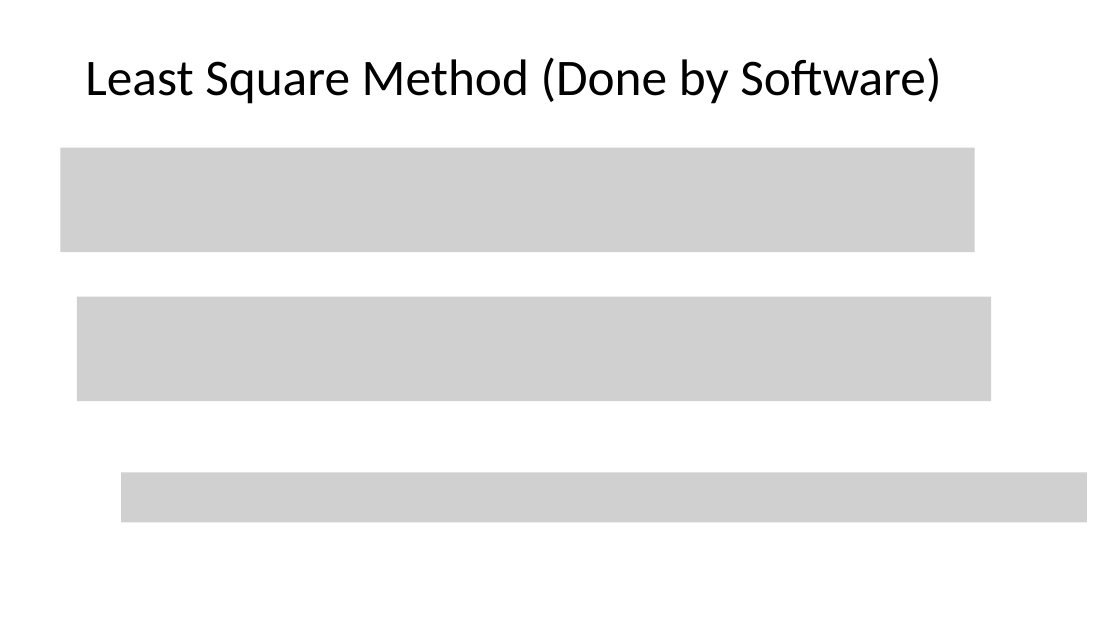
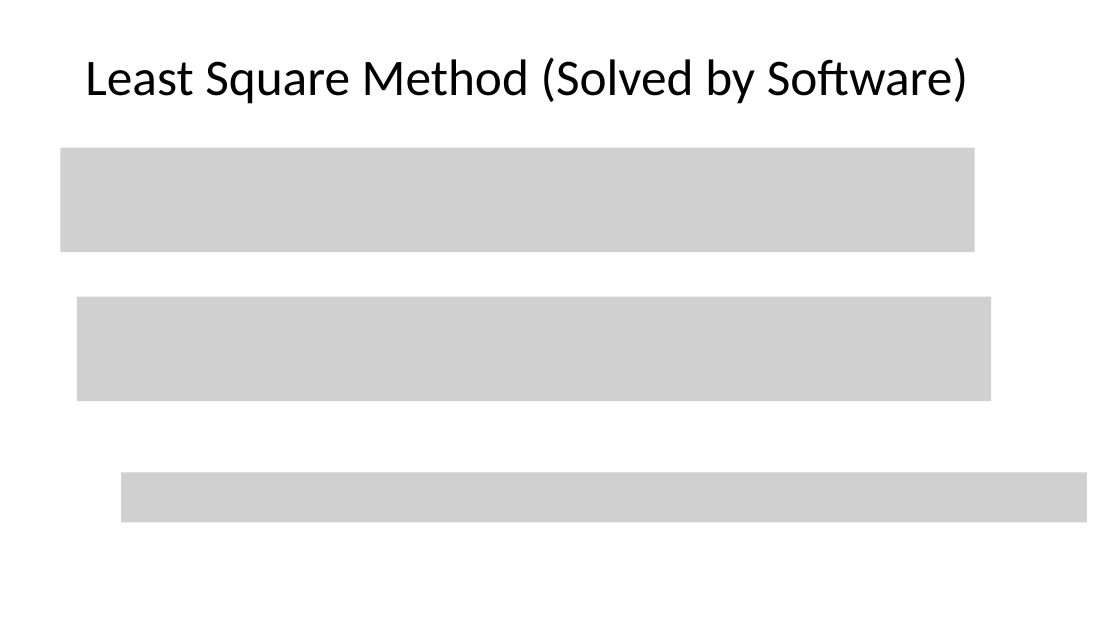
Before and after one commit to tianzheng4/tianzheng4.github.io, a slide deck: slide 7 of _umkc-teaching/slides/Lecture4.pptx. Drawn at 1120x630 pixels with LibreOffice and Linux fonts; fonts in the diff are those of the drawing; grey boxes stand for pictures. Boxes give left, top, right and bottom in pixels: in the first picture for what was removed or moved away, otherwise in the second. Text is boxed around its words. In the diff, an @@ line names an element or a change of style, - is before the commit and + after.

```diff
--- a/_umkc-teaching/slides/Lecture4.pptx
+++ b/_umkc-teaching/slides/Lecture4.pptx
@@ title at <box>85,57,968,104</box>: text changed @@
-Least Square Method (Done by Software)
+Least Square Method (Solved by Software)
```
Also in this commit, not shown: 1 slide added, 9 other files.
